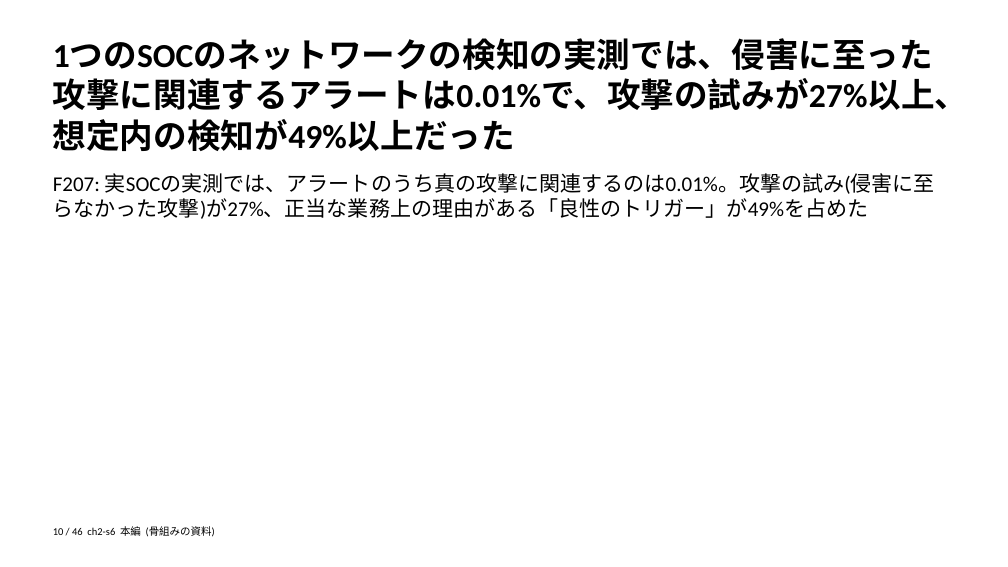
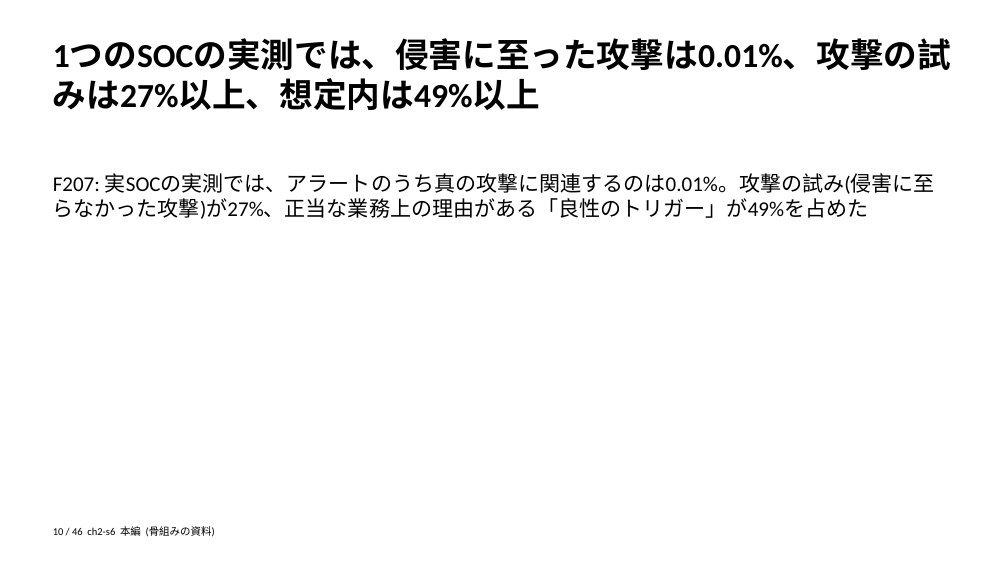
Before and after one commit to zyuuryuu/PPTX-Planner, a slide deck: slide 10 of trial/deck/preview/skeleton.pptx. Drawn at 1008x567 pixels with LibreOffice and Linux fonts; fonts in the diff are those of the drawing. Boxes give left, top, right and bottom in pixels: in the first picture for what was removed or moved away, otherwise in the second. Text is boxed around its words. In the diff, an @@ line names an element or a change of style, - is before the commit and + after.

```diff
--- a/trial/deck/preview/skeleton.pptx
+++ b/trial/deck/preview/skeleton.pptx
@@ text at <box>53,40,951,110</box>: text changed @@
-1つのSOCのネットワークの検知の実測では、侵害に至った攻撃に関連するアラートは0.01%で、攻撃の試みが27%以上、想定内の検知が49%以上だった
+1つのSOCの実測では、侵害に至った攻撃は0.01%、攻撃の試みは27%以上、想定内は49%以上
```
Also in this commit, not shown: 27 other slides changed, 6 other files.
